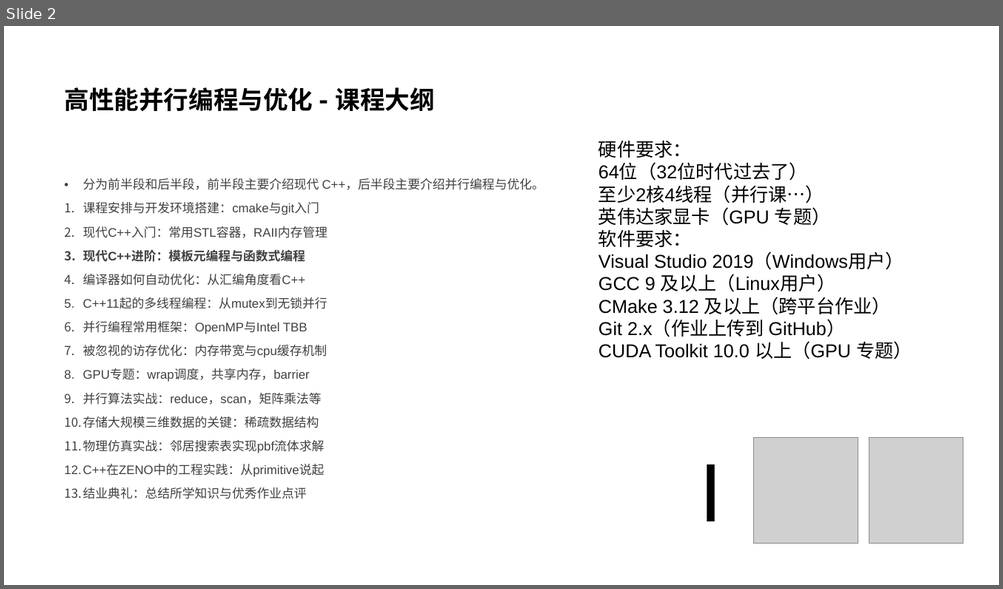
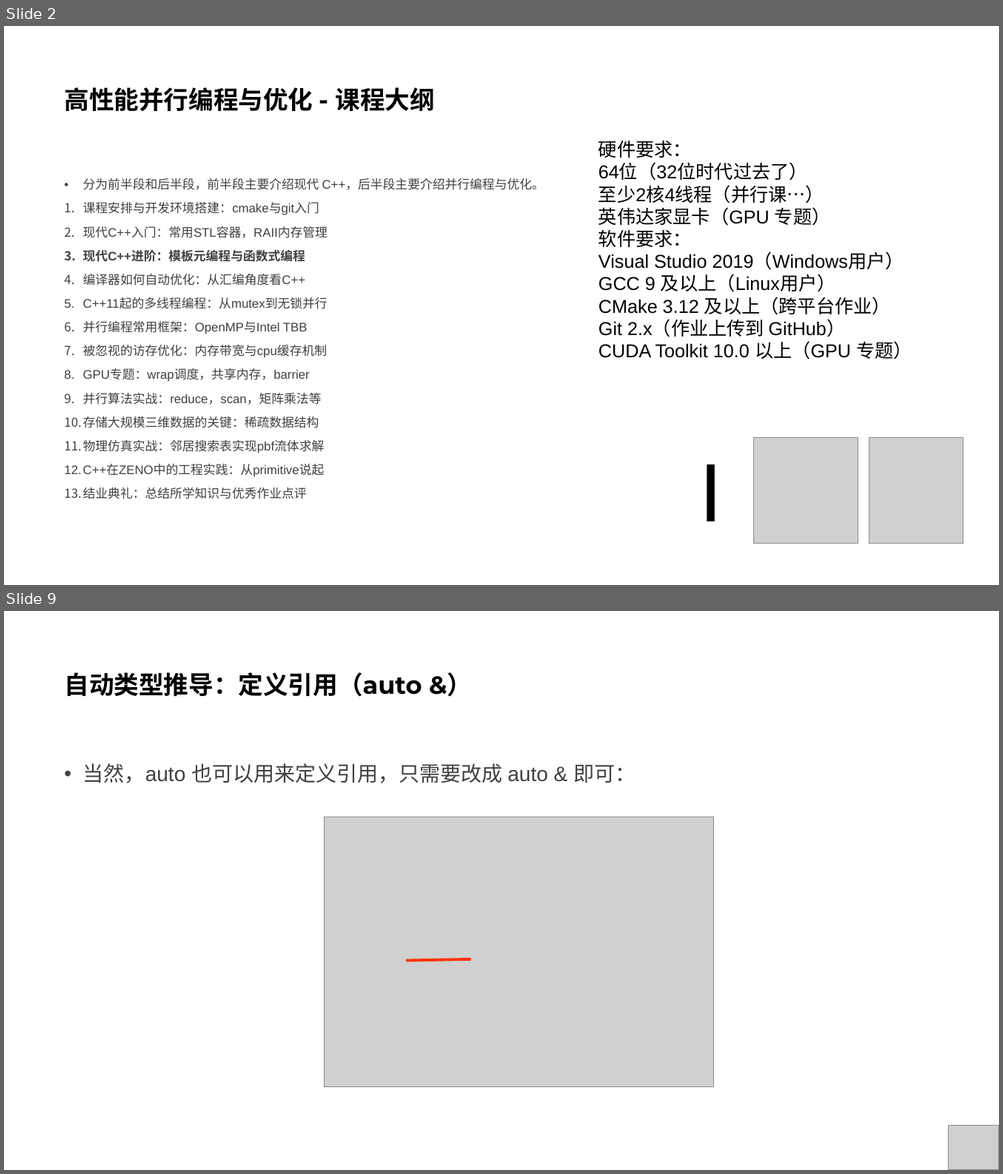
Before and after one commit to parallel101/course, a slide deck: 03/slides.pptx. Shown one above the other, each under a label of ours: slide 2 before the commit, slides 2 and 9 after it; the slides between them are not shown. The pictures are 1003x589 and 1003x1174 pixels, drawn with LibreOffice and Linux fonts; fonts in the diff are those of the drawing; grey boxes stand for pictures; background and template pictures are left out. Boxes give left, top, right and bottom in pixels: in the first picture for what was removed or moved away, otherwise in the second. Text is boxed around its words. In the diff, an @@ line names an element or a change of style, - is before the commit and + after.

```diff
--- a/03/slides.pptx
+++ b/03/slides.pptx
@@ slide 9 added at [4, 611, 999, 1170], background #FFFFFF @@
@@ title added at [64, 672, 421, 696], 24 pt, text #000000, bold @@
+自动类型推导：定义引用（auto &）
@@ text added at [83, 763, 635, 783], 20 pt, text #404040 @@
+• 当然，auto 也可以用来定义引用，只需要改成 auto & 即可：
@@ picture added at [324, 817, 714, 1088] @@
@@ line added from (406, 961) to (471, 960), #FF3300 2.75 pt @@
@@ picture added at [948, 1126, 999, 1170] @@
```
Also in this commit, not shown: 11 other slides added, 1 slide removed, 12 other files.
